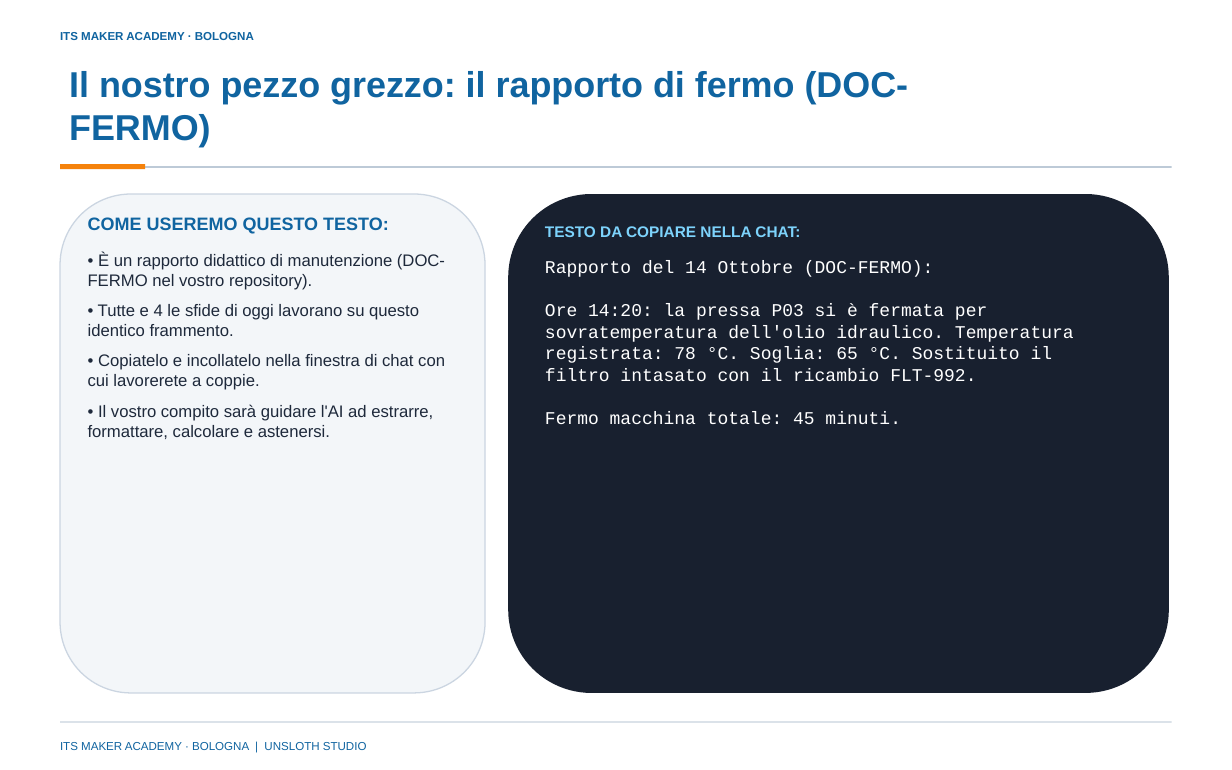
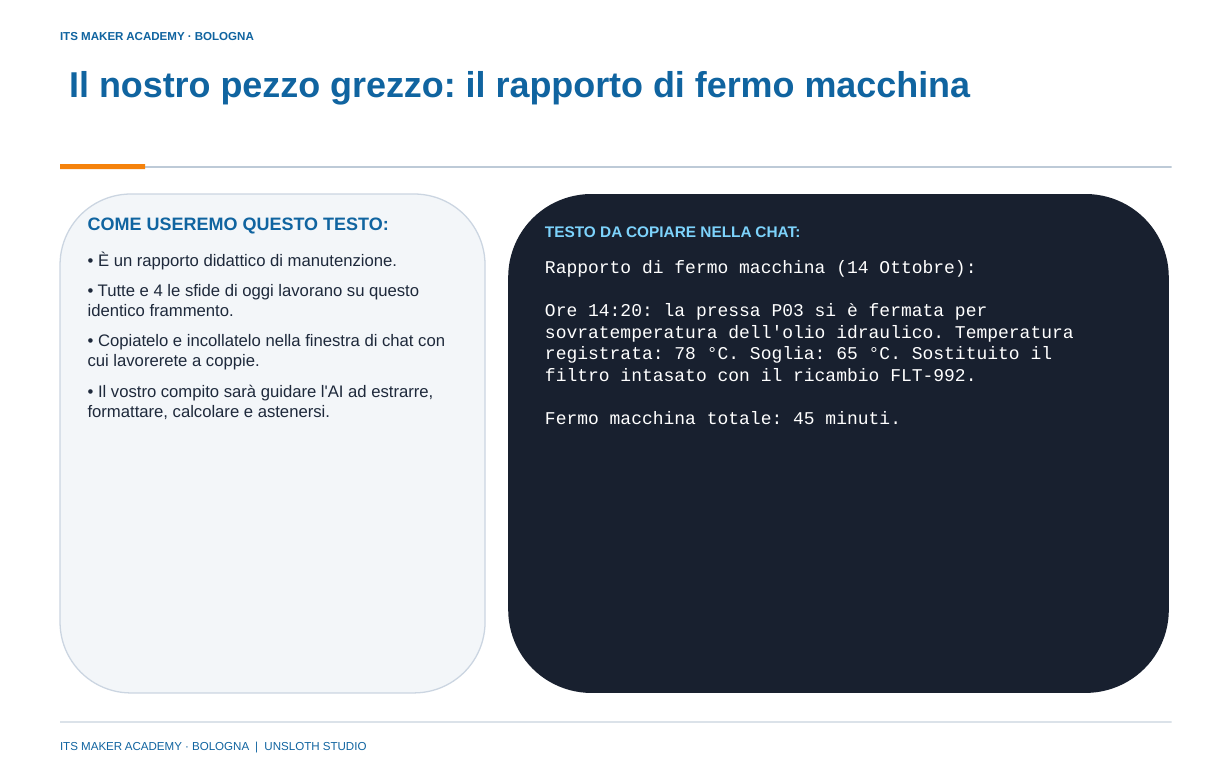
Before and after one commit to franzo9393/ITSCorso_UnslothStudio-Git, a slide deck: slide 3 of lezione 2 - 28 ottobre 2026/Lezione2_Prompting_e_Pratica_ITS_MAKER.pptx. Drawn at 1232x770 pixels with LibreOffice and Linux fonts; fonts in the diff are those of the drawing; background and template pictures are left out. Boxes give left, top, right and bottom in pixels: in the first picture for what was removed or moved away, otherwise in the second. Text is boxed around its words. In the diff, an @@ line names an element or a change of style, - is before the commit and + after.

Commit message:
refactor: rimuove ogni menzione di DOC-FERMO dal materiale allievi

```diff
--- a/lezione 2 - 28 ottobre 2026/Lezione2_Prompting_e_Pratica_ITS_MAKER.pptx
+++ b/lezione 2 - 28 ottobre 2026/Lezione2_Prompting_e_Pratica_ITS_MAKER.pptx
@@ title at (x1=69, y1=71, x2=971, y2=104): text changed @@
-Il nostro pezzo grezzo: il rapporto di fermo (DOC-FERMO)
+Il nostro pezzo grezzo: il rapporto di fermo macchina
@@ text at (x1=98, y1=252, x2=397, y2=270): text changed @@
-• È un rapporto didattico di manutenzione (DOC-FERMO nel vostro repository).
+• È un rapporto didattico di manutenzione.
@@ text at (x1=545, y1=261, x2=1074, y2=424): text changed @@
-Rapporto del 14 Ottobre (DOC-FERMO):
-Ore 14:20: la pressa P03 si è fermata per sovratemperatura dell'olio idraulico. Temperatura registrata: 78 °C. Soglia: 65 °C. Sostituito il filtro intasato con il ricambio FLT-992.
-Fermo macchina totale: 45 minuti.
+Rapporto di fermo macchina (14 Ottobre):
+Ore 14:20: la pressa P03 si è fermata per sovratemperatura dell'olio idraulico. Temperatura registrata: 78 °C. Soglia: 65 °C. Sostituito il filtro intasato con il ricambio FLT-992.
+Fermo macchina totale: 45 minuti.
```
Also in this commit, not shown: 7 other files.
